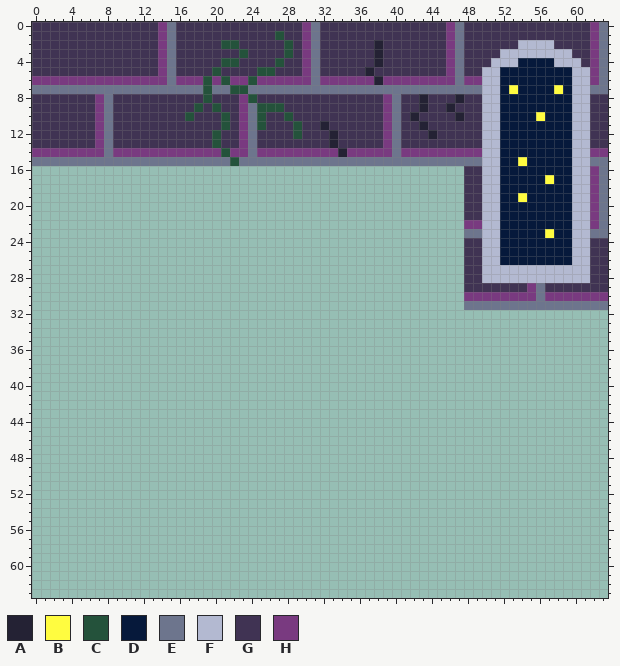
Two versions of one pixel-art file, asset/gfx/bg.ase. This is how it looked before the edit.
64x64 pixels, 1 frame.
Palette (. is transparent): A #242234  B #fffc40  C #24523b  D #06193b  E #6d758d  F #b3b9d1  G #403353  H #793a80
Pixels before (only the part around the change), first column x 0:
25 .....................
26 .....................
27 .....................
28 .....................
29 .....................
30 .....................
31 .....................
32 .....................
33 .....................
34 .....................
35 .....................
36 .....................
37 .....................
38 .....................
39 .....................
40 .....................
41 .....................
42 .....................
43 .....................
44 .....................
45 .....................
46 .....................
47 .....................
48 .....................
49 .....................
50 .....................
51 .....................
52 .....................
53 .....................
Once edited:
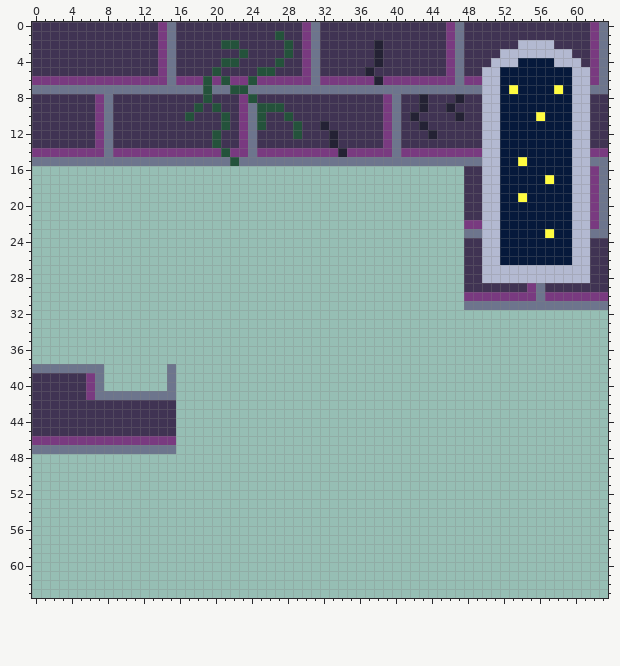
Edits made:
There is now colour E in row 38 at x 0 to 7 and 15; in rows 39 to 40 at x 7 and 15; in row 41 at x 7 to 15; in row 47 at x 0 to 15.
There is now colour G in rows 39 to 41 at x 0 to 5; in rows 42 to 45 at x 0 to 15.
There is now colour H in rows 39 to 41 at x 6; in row 46 at x 0 to 15.
Changed places in both pictures, as pixel boxes (x1, y1, x2, y2):
added: (32, 364, 176, 454)
